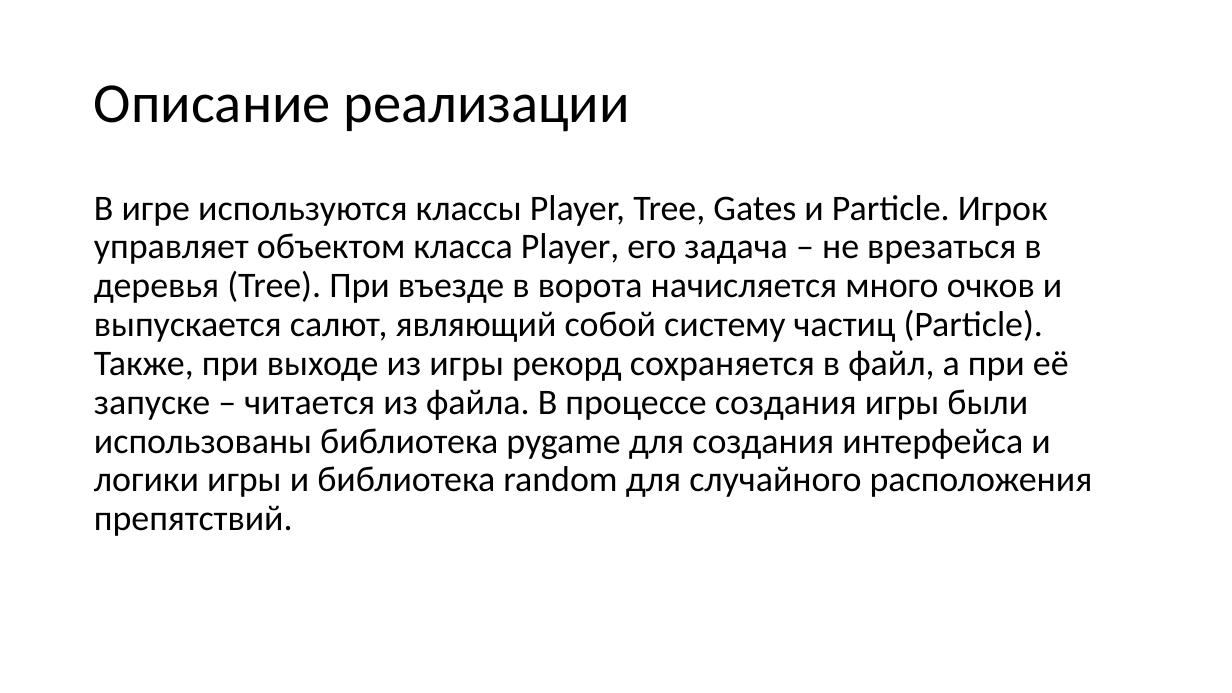
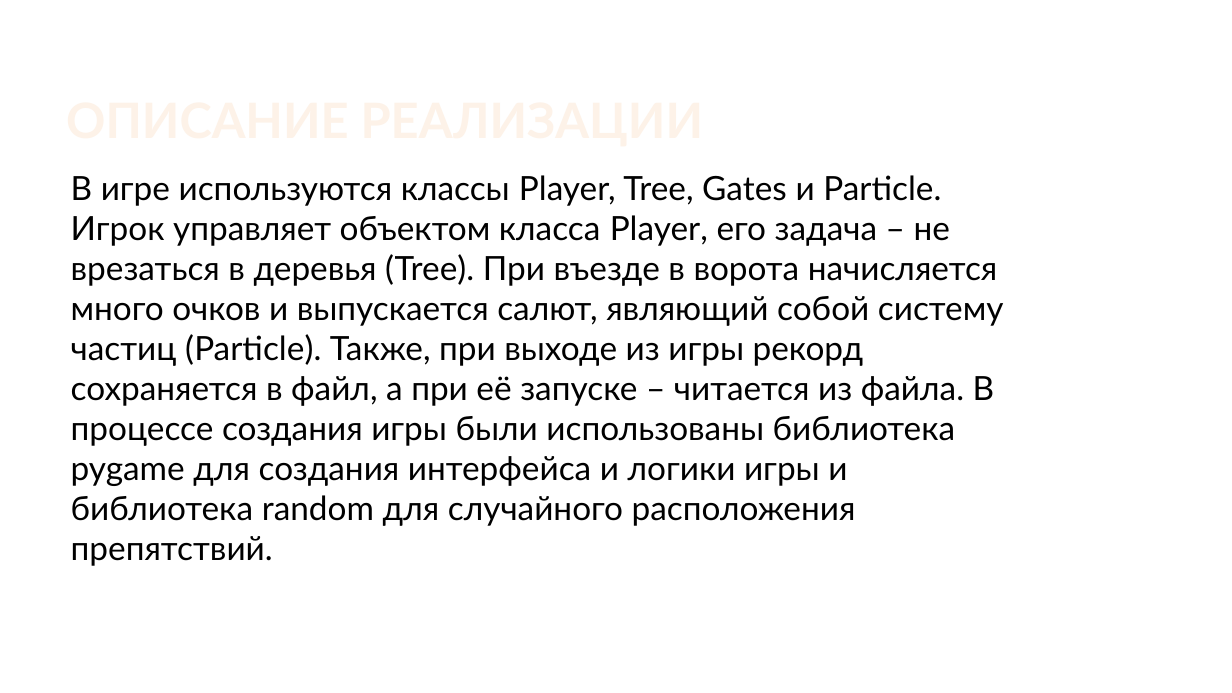
Before and after one commit to AlekseyYasny/PygameProject, a slide deck: slide 3 of Проект pygame -- презентация.pptx. Drawn at 1232x693 pixels with LibreOffice and Linux fonts; fonts in the diff are those of the drawing; background and template pictures are left out. Boxes give left, top, right and bottom in pixels: in the first picture for what was removed or moved away, otherwise in the second. Text is boxed around its words. In the diff, an @@ line names an element or a change of style, - is before the commit and + after.

```diff
--- a/Проект pygame -- презентация.pptx
+++ b/Проект pygame -- презентация.pptx
@@ title "ОПИСАНИЕ РЕАЛИЗАЦИИ" at (x1=62, y1=32, x2=1038, y2=148): vertical alignment middle to bottom @@
@@ title at (x1=94, y1=85, x2=629, y2=132): text changed; size 44 to 38 pt; font Calibri to Lato; text colour #000000 to gradient #FEF7F1 to #FEF3E8 to #FBCF9C to #F9B94C; bold on @@
-Описание реализации
+ОПИСАНИЕ РЕАЛИЗАЦИИ
@@ text "В игре используются классы Player, ..." moved from (x1=94, y1=195, x2=1093, y2=536) to (x1=71, y1=175, x2=1004, y2=566) @@
@@ text "В игре используются классы Player, ..." at (x1=71, y1=175, x2=1004, y2=566): size 28 to 26 pt, font Calibri to Lato; line spacing 0.9 to 1; less space between paragraphs @@
```
Also in this commit, not shown: 3 other slides changed.
